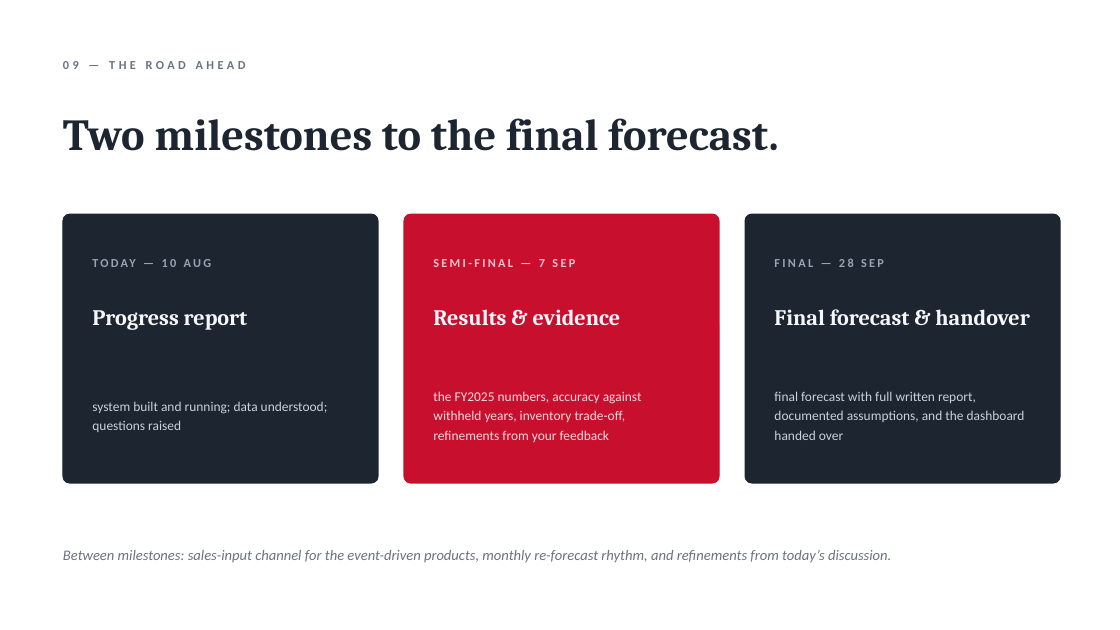
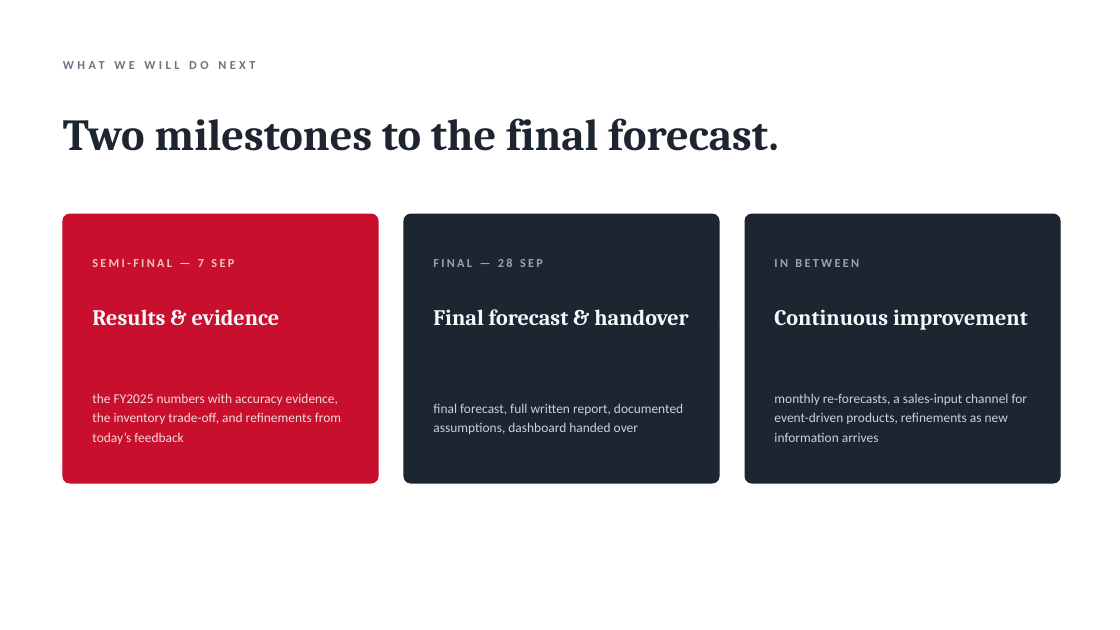
Before and after one commit to DokkDokki/SOE-105, a slide deck: slide 7 of presentation/FY2025_progress_report.pptx (slide 9 before the commit). Drawn at 1120x630 pixels with LibreOffice and Linux fonts; fonts in the diff are those of the drawing. Boxes give left, top, right and bottom in pixels: in the first picture for what was removed or moved away, otherwise in the second. Text is boxed around its words. In the diff, an @@ line names an element or a change of style, - is before the commit and + after.

```diff
--- a/presentation/FY2025_progress_report.pptx
+++ b/presentation/FY2025_progress_report.pptx
@@ text at (x1=63, y1=61, x2=246, y2=69): text changed @@
-09 — THE ROAD AHEAD
+WHAT WE WILL DO NEXT
@@ rounded rectangle at (x1=63, y1=214, x2=378, y2=483): fill #1C2530 to #C8102E; outline #1C2530 1 pt to #C8102E 1 pt @@
@@ rounded rectangle at (x1=404, y1=214, x2=719, y2=483): fill #C8102E to #1C2530; outline #C8102E 1 pt to #1C2530 1 pt @@
@@ text at (x1=92, y1=259, x2=234, y2=267): text changed; text colour #9AA4B0 to #F3C2CB @@
-TODAY — 10 AUG
+SEMI-FINAL — 7 SEP
@@ text at (x1=433, y1=258, x2=543, y2=267): text changed; text colour #F3C2CB to #9AA4B0 @@
-SEMI-FINAL — 7 SEP
+FINAL — 28 SEP
@@ text at (x1=774, y1=259, x2=859, y2=267): text changed @@
-FINAL — 28 SEP
+IN BETWEEN
@@ text at (x1=92, y1=309, x2=280, y2=325): text changed @@
-Progress report
+Results & evidence
@@ text at (x1=433, y1=309, x2=688, y2=325): text changed @@
-Results & evidence
+Final forecast & handover
@@ text at (x1=774, y1=309, x2=1028, y2=330): text changed @@
-Final forecast & handover
+Continuous improvement
@@ text at (x1=92, y1=393, x2=341, y2=444): text changed; text colour #C9D2DB to #F3D9DD @@
-system built and running; data understood; questions raised
+the FY2025 numbers with accuracy evidence, the inventory trade-off, and refinements from today’s feedback
@@ text at (x1=433, y1=403, x2=683, y2=434): text changed; text colour #F3D9DD to #C9D2DB @@
-the FY2025 numbers, accuracy against withheld years, inventory trade-off, refinements from your feedback
+final forecast, full written report, documented assumptions, dashboard handed over
@@ text at (x1=774, y1=393, x2=1028, y2=442): text changed @@
-final forecast with full written report, documented assumptions, and the dashboard handed over
+monthly re-forecasts, a sales-input channel for event-driven products, refinements as new information arrives
@@ text removed at (x1=63, y1=550, x2=891, y2=563) @@
-Between milestones: sales-input channel for the event-driven products, monthly re-forecast rhythm, and refinements from today’s discussion.
```
Also in this commit, not shown: 5 other slides changed, 2 slides added, 4 slides removed.
